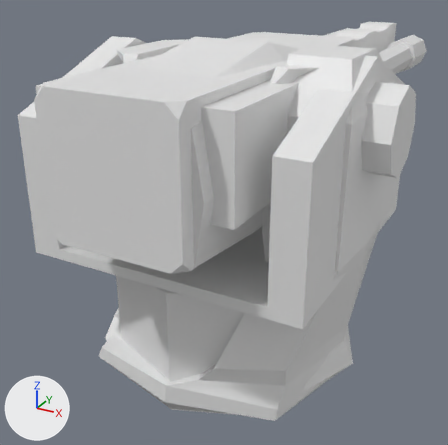
One commit to the FBX model Assets/FBX/Weapons/TurretsMed.fbx: the scene before it, then after it.
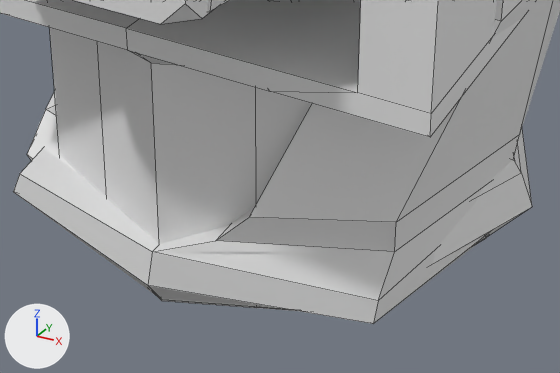
Old and new are each drawn whole from a camera (50 mm lens) standing at (0.417, -0.777, 0.616) and looking at (-0.092, 0.148, 0.154) and again close up on the part from 21% to 82% of the width and 59% to 100% of the height. The axes (+X, +Y, +Z) are drawn at lower left. The lights are the same throughout. The close-ups show mesh edges as thin lines. Where no turn or scale is listed for an object, it has been applied to the vertices.

Script lines for the objects in view, before the commit:
```python
me_cube_008 = bpy.data.meshes.new('Cube.008')
me_cube_008.from_pydata(...)  # 122 vertices, 100 faces; spans x -0.094..0.094, y -0.281..0.273, z -0.094..0.094
me_cube_009 = bpy.data.meshes.new('Cube.009')
me_cube_009.from_pydata(...)  # 56 vertices, 54 faces; spans x -0.217..0.196, y -0.196..0.196, z 0.0..0.498
me_cylinder_003 = bpy.data.meshes.new('Cylinder.003')
me_cylinder_003.from_pydata(...)  # 62 vertices, 52 faces; spans x -0.213..0.213, y -0.18..0.18, z 0.001..0.487
# before: 0 (0.0, 0.18, 0.001) at pixel (161, 299), 2 (0.127, 0.127, 0.001), 4 (0.18, 0.0, 0.001), 6 (0.127, -0.127, 0.001), 8 (0.0, -0.18, 0.001)
# before: 35 (-0.127, 0.127, 0.001), 37 (-0.18, 0.0, 0.001) at pixel (486, 237), 39 (-0.127, -0.127, 0.001)
ob_laserturret_hor_med = bpy.data.objects.new('LaserTurret_Hor_Med', me_cube_009)
ob_laserturret_hor_med.location = (0.0, 0.0, 0.0)
ob_laserturret_hor_med.rotation_euler = (0.0, 0.0, -3.142)  # degrees (0, 0, -180)
ob_rocketlturret_hor_med = bpy.data.objects.new('RocketLTurret_Hor_Med', me_cylinder_003)
ob_rocketlturret_hor_med.location = (0.0, 0.0, 0.0)
ob_rocketlturret_hor_med.rotation_euler = (0.0, 0.0, -3.142)  # degrees (0, 0, -180)
ob_rocketlturret_vert_med = bpy.data.objects.new('RocketLTurret_Vert_Med', me_cube_008)
ob_rocketlturret_vert_med.location = (0.0, 0.0, 0.3873)
# also in view: 'GunTurret_Hor_Med' at (0.0, 0.0, 0.248)
```
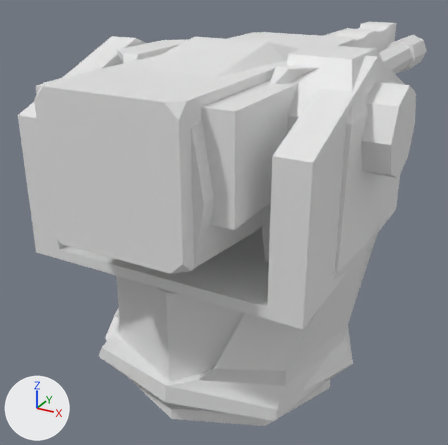
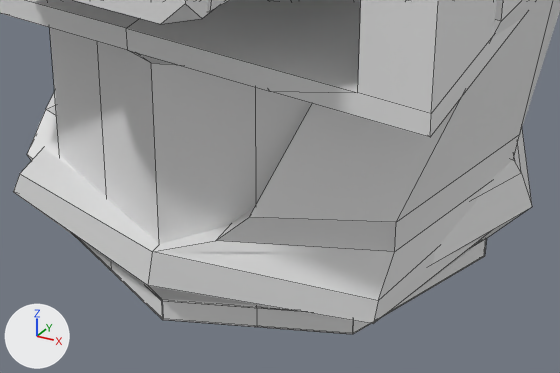
Boxes [x1, y1, x2, y2] around the edits, measured in the close-ups (560 x 373 px):
'RocketLTurret_Hor_Med', reshaped (11% taller)
    before: [27, 92, 532, 309]
    after: [27, 92, 532, 334]
part 1 of me_cylinder_003, built on
    before: [28, 156, 530, 309]
    after: [28, 156, 530, 334]

What the commit changed:
me_cylinder_003 has 62 vertices, 52 faces and spans x -0.213..0.213, y -0.18..0.18, z 0.001..0.487.
me_cylinder_003 is used by ob_rocketlturret_hor_med; location (0.0, 0.0, 0.0); rotation (0.0, 0.0, -3.142), in degrees (0, 0, -180).
Verts and faces of me_cylinder_003; kept vertices keep their numbers, new ones are numbered from 62.
Part 1, on me_cylinder_003:
Faces deleted: (0, 2, 4, 6, 8), (0, 8, 39, 37, 35).
Vertices 0, 2, 4, 6, 8, 35, 37, 39 move by (0.0, 0.0, -0.001).
New vertices 62 to 69 stand at vertices 0, 2, 4, 6, 8, 35, 37, 39, in that order, plus (0.0, 0.0, -0.017).
New faces: (6, 8, 66, 65), (8, 39, 69, 66), (62, 63, 64, 65, 66), (62, 66, 69, 68, 67), (35, 67, 68, 37), (2, 4, 64, 63).
New faces: (37, 68, 69, 39), (0, 2, 63, 62), (4, 6, 65, 64), (0, 62, 67, 35).
